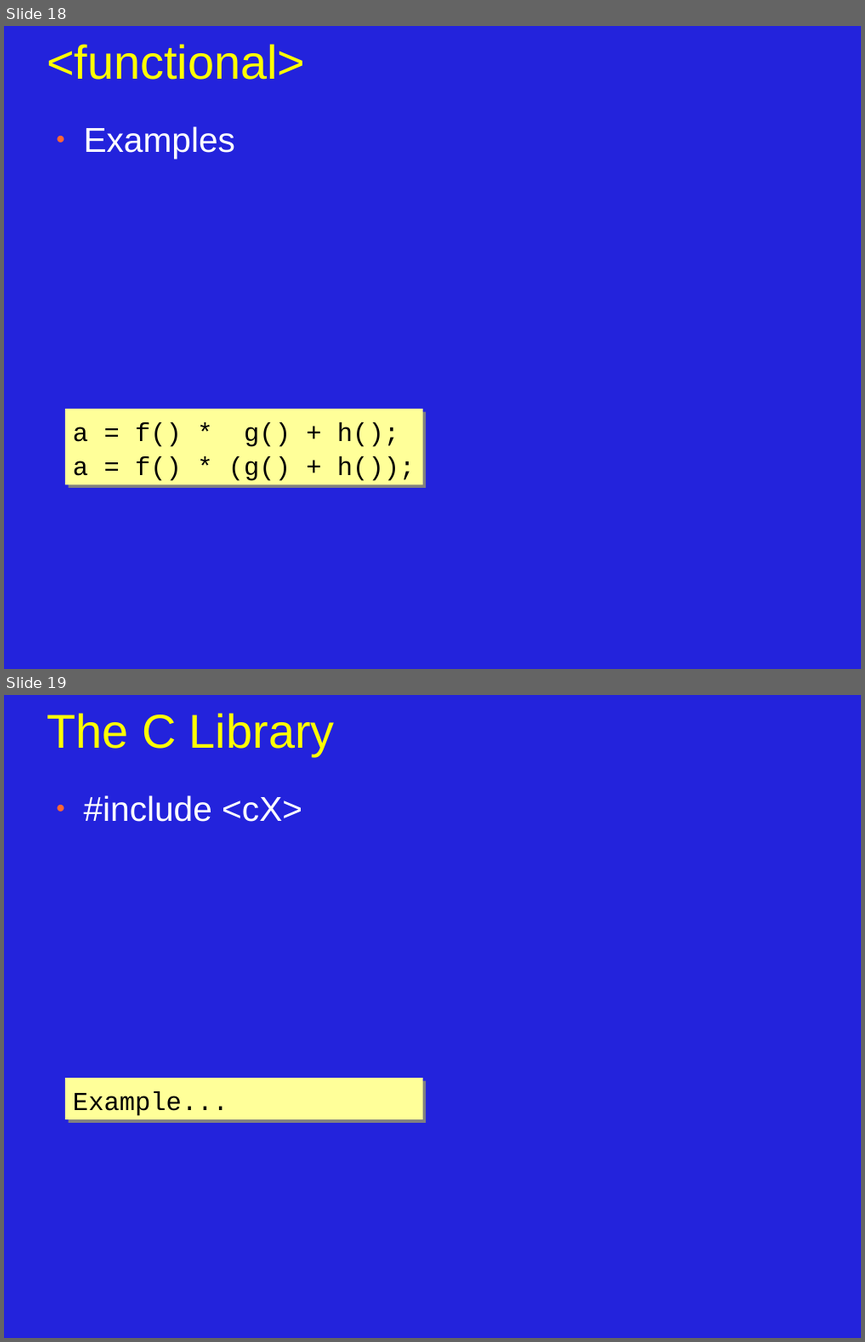
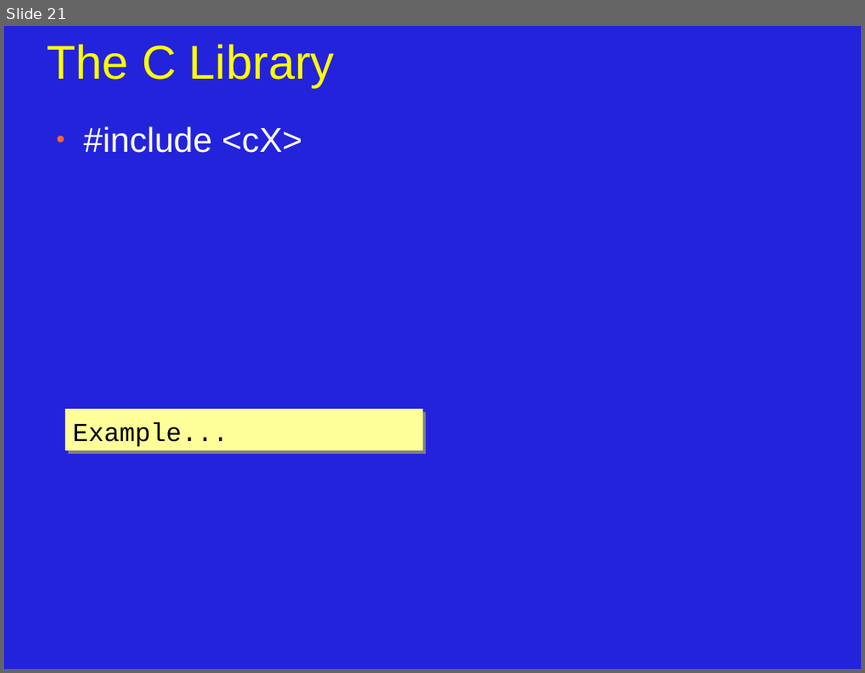
Before and after one commit to JonJagger/two-day-courses, a slide deck: cppf/07_Standard_Libraries.odp. Shown one above the other, each under a label of ours: slides 18 and 19 before the commit, slide 21 after it. The pictures are 865x1342 and 865x673 pixels, drawn with LibreOffice and Linux fonts; fonts in the diff are those of the drawing. Boxes give left, top, right and bottom in pixels: in the first picture for what was removed or moved away, otherwise in the second. Text is boxed around its words. In the diff, an @@ line names an element or a change of style, - is before the commit and + after.

```diff
--- a/cppf/07_Standard_Libraries.odp
+++ b/cppf/07_Standard_Libraries.odp
@@ slide 18 removed at (4,26,861,669), background #2323DC @@
@@ title removed at (46,44,305,80) @@
-<functional>
@@ text removed at (84,126,235,159) @@
-● Examples
@@ rectangle removed at (65,408,423,485) @@
-a = f() * g() + h();
-a = f() * (g() + h());
@@ what was slide 19 is now slide 21 @@
```
Also in this commit, not shown: 4 slides added, 1 other slide removed.
